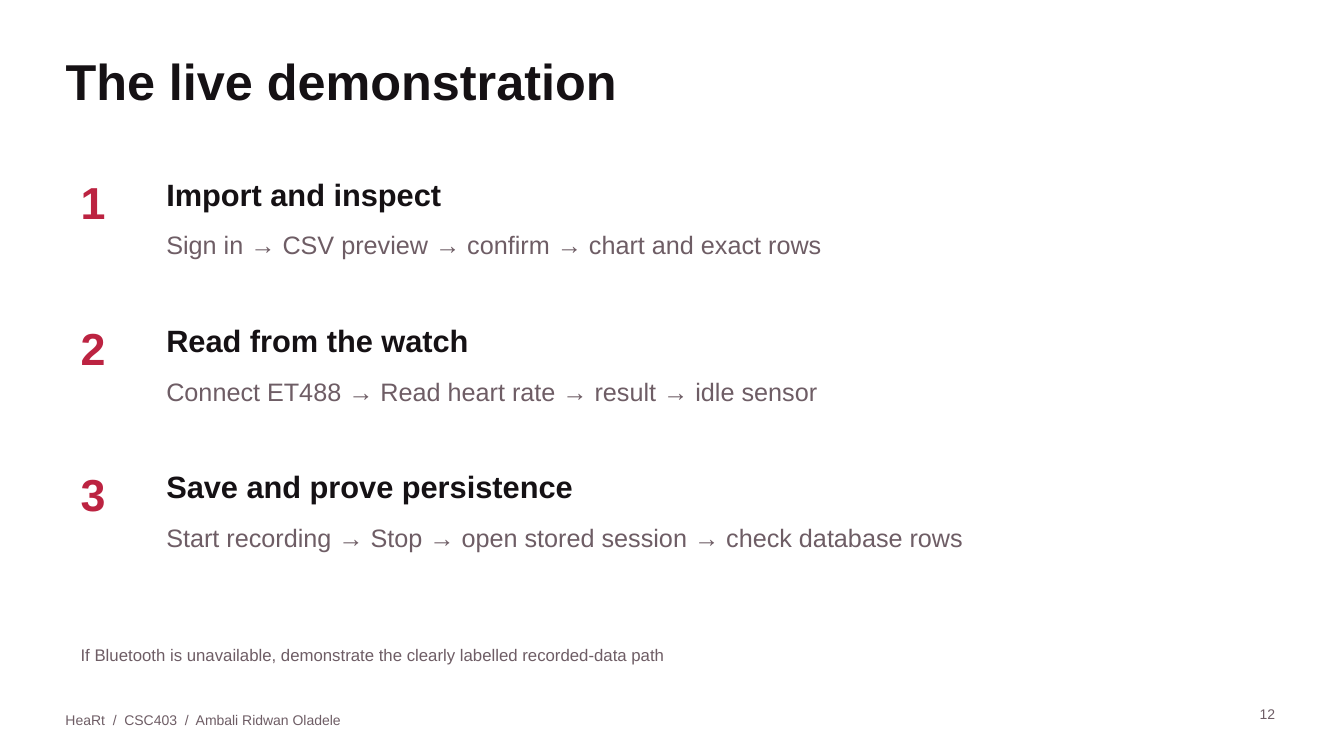
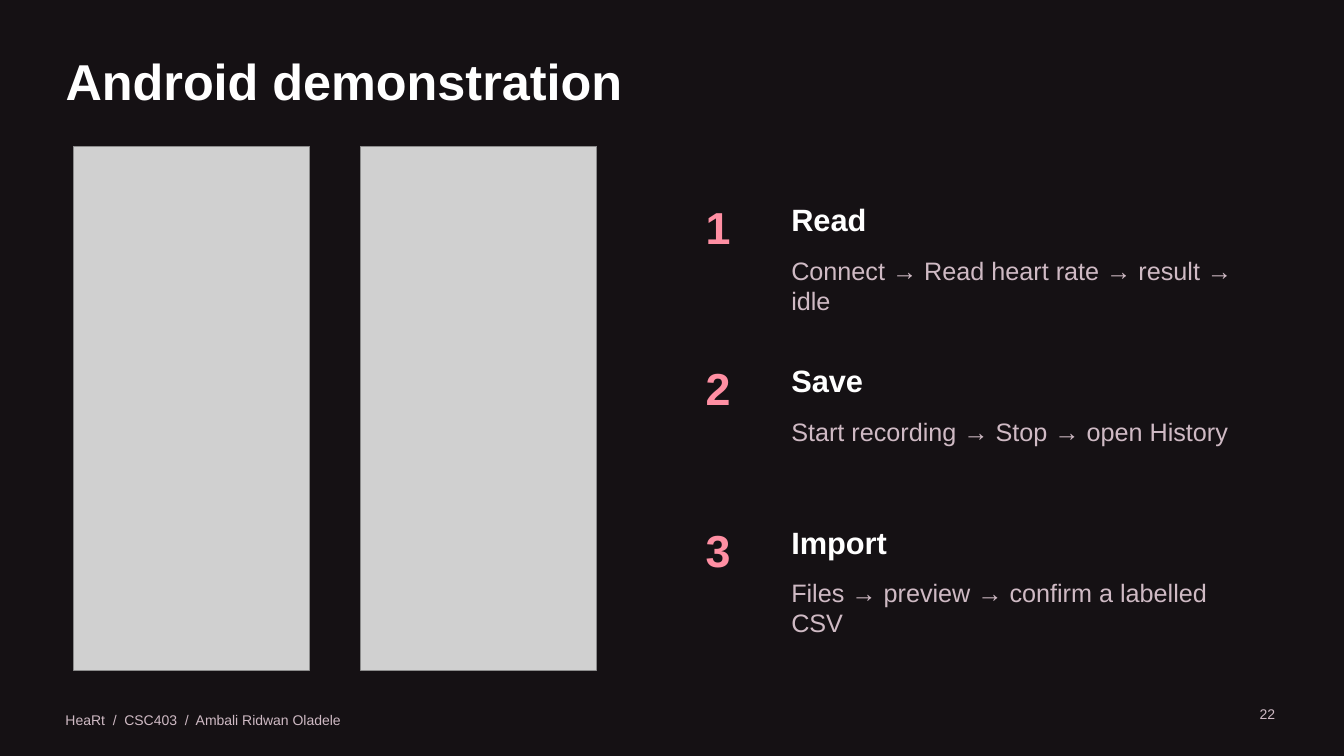
Before and after one commit to iamRed-One/heart-rate-monitor, a slide deck: slide 22 of docs/presentation/HeaRt-Project-Demonstration.pptx (slide 12 before the commit). Drawn at 1344x756 pixels with LibreOffice and Linux fonts; fonts in the diff are those of the drawing; grey boxes stand for pictures. Boxes give left, top, right and bottom in pixels: in the first picture for what was removed or moved away, otherwise in the second. Text is boxed around its words. In the diff, an @@ line names an element or a change of style, - is before the commit and + after.

Commit message:
Present project requirements and UML with Android-only demonstration

```diff
--- a/docs/presentation/HeaRt-Project-Demonstration.pptx
+++ b/docs/presentation/HeaRt-Project-Demonstration.pptx
@@ background #FFFFFF to #151114 @@
@@ title at <box>66,63,622,101</box>: text changed; text colour #151114 to #FFFFFF @@
-The live demonstration
+Android demonstration
@@ picture added at <box>74,146,310,670</box> @@
@@ picture added at <box>361,146,597,670</box> @@
@@ text removed at <box>166,183,442,211</box> @@
-Import and inspect
@@ text "1": place and size @@
-text "1" at <box>81,188,106,219</box>
+text "1" at <box>706,213,731,244</box>
@@ text added at <box>791,208,866,232</box>, 22 pt, text #FFFFFF, bold @@
+Read
@@ text removed at <box>166,235,821,259</box> @@
-Sign in → CSV preview → confirm → chart and exact rows
@@ text at <box>791,261,1200,311</box>: text changed; text colour #6E5D65 to #CFBAC4 @@
-Connect ET488 → Read heart rate → result → idle sensor
+Connect → Read heart rate → result → idle
@@ text removed at <box>166,329,468,353</box> @@
-Read from the watch
@@ text "2": place and size @@
-text "2" at <box>81,333,106,365</box>
+text "2" at <box>706,373,731,405</box>
@@ text added at <box>791,370,863,393</box>, 22 pt, text #FFFFFF, bold @@
+Save
@@ text added at <box>791,422,1228,447</box>, 18 pt, text #CFBAC4 @@
+Start recording → Stop → open History
@@ text removed at <box>166,475,573,504</box> @@
-Save and prove persistence
@@ text removed at <box>166,528,963,552</box> @@
-Start recording → Stop → open stored session → check database rows
@@ text colour #BC2341 to #FF8FA3 in 3 elements at <box>706,213,731,244</box>, <box>706,373,731,405</box>, <box>706,535,731,568</box> @@
@@ text "3": place and size @@
-text "3" at <box>81,479,106,512</box>
+text "3" at <box>706,535,731,568</box>
@@ text added at <box>791,532,887,559</box>, 22 pt, text #FFFFFF, bold @@
+Import
@@ text added at <box>791,583,1207,633</box>, 18 pt, text #CFBAC4 @@
+Files → preview → confirm a labelled CSV
@@ text removed at <box>81,649,664,665</box> @@
-If Bluetooth is unavailable, demonstrate the clearly labelled recorded-data path
@@ text "HeaRt / CSC403 / Ambali ..." at <box>65,715,341,725</box>: text colour #6E5D65 to #CFBAC4 @@
@@ page number at <box>1260,709,1276,719</box>: text changed; text colour #6E5D65 to #CFBAC4 @@
-12
+22
```
Also in this commit, not shown: 1 other slide changed, 19 slides added, 13 slides removed, 10 other files.
